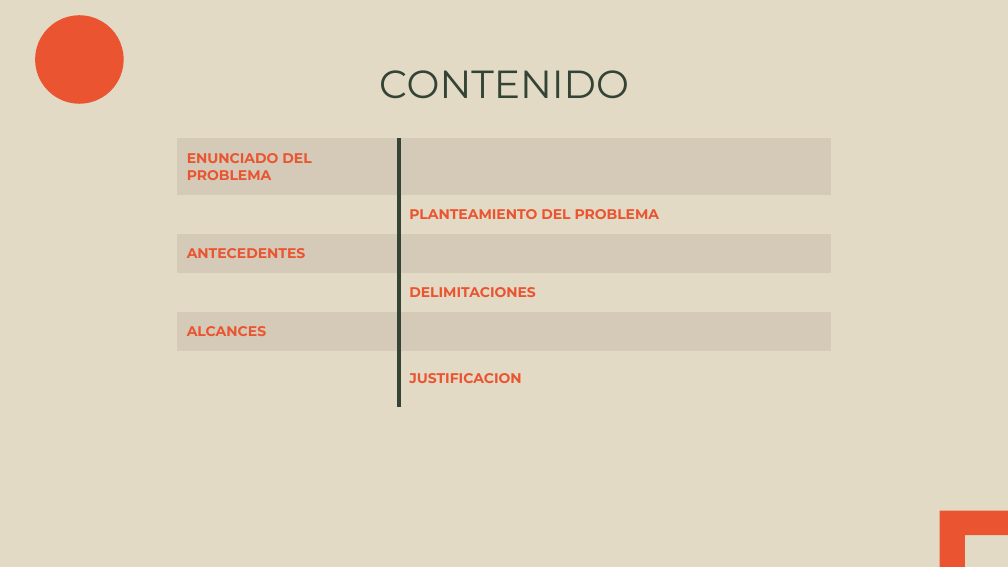
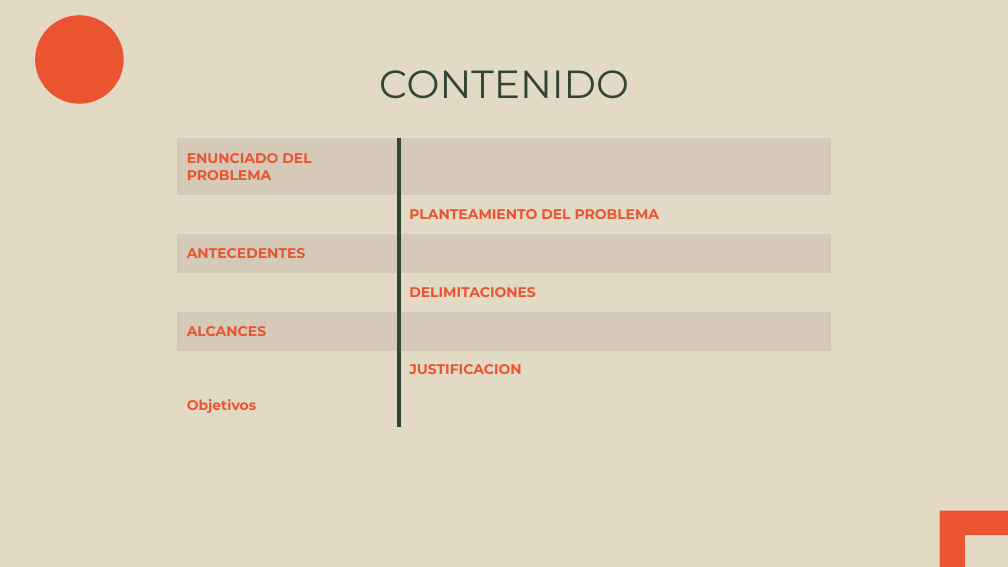
Before and after one commit to mo201801/trabajogrado, a slide deck: slide 4 of ocr-ppt.pptx (slide 3 before the commit). Drawn at 1008x567 pixels with LibreOffice and Linux fonts; fonts in the diff are those of the drawing; background and template pictures are left out. Boxes give left, top, right and bottom in pixels: in the first picture for what was removed or moved away, otherwise in the second. Text is boxed around its words. In the diff, an @@ line names an element or a change of style, - is before the commit and + after.

```diff
--- a/ocr-ppt.pptx
+++ b/ocr-ppt.pptx
@@ table at bbox=[176, 138, 832, 426] @@
-row 6, column 1: 
+row 6, column 1: Objetivos
```
Also in this commit, not shown: 4 other slides changed, 8 slides added, 6 slides removed.
